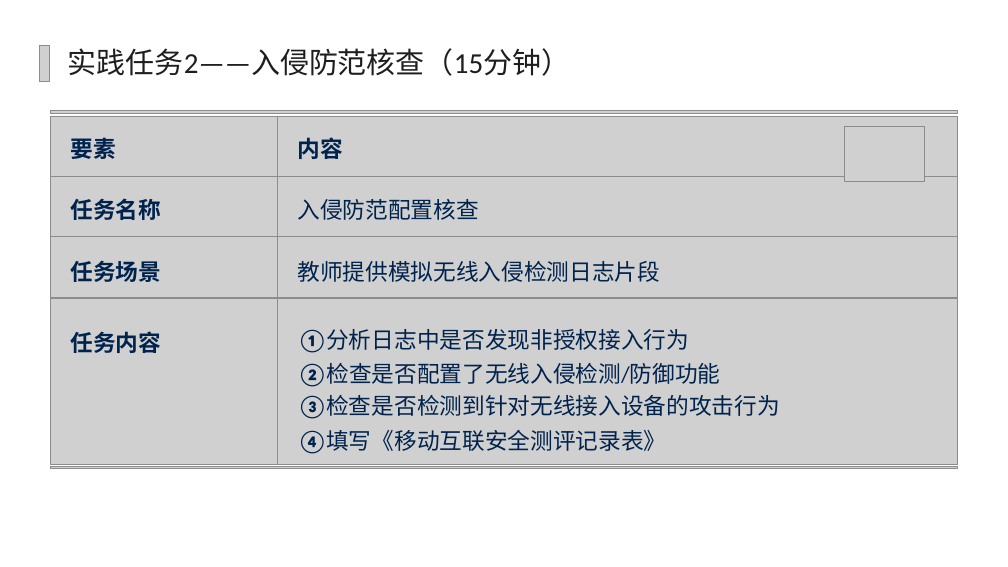
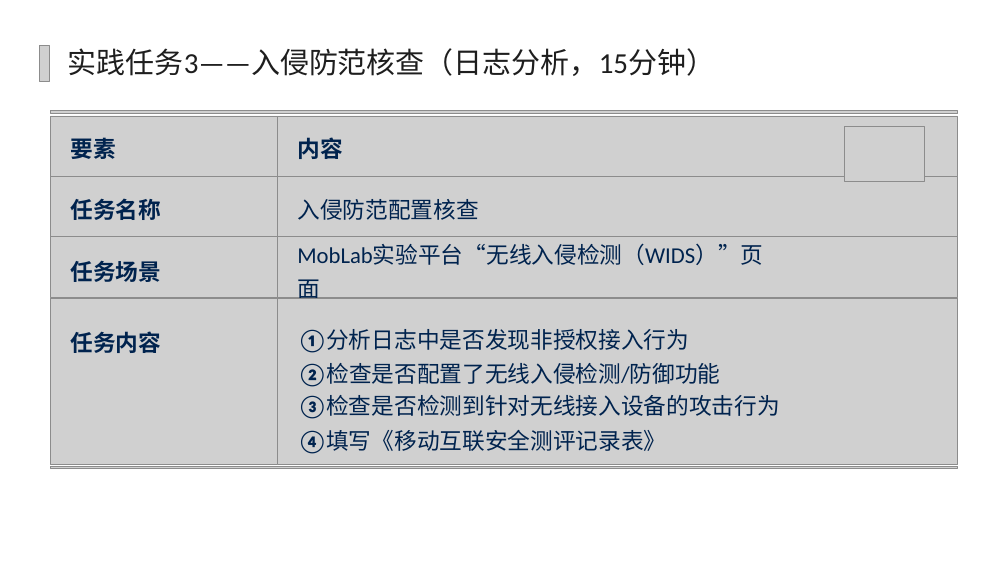
Before and after one commit to yiyimu-ruiruimu/security-assessment-platform, a slide deck: slide 11 of PPT/7.2.2 移动安全配置核查.pptx. Drawn at 1008x567 pixels with LibreOffice and Linux fonts; fonts in the diff are those of the drawing; grey boxes stand for pictures; background and template pictures are left out. Boxes give left, top, right and bottom in pixels: in the first picture for what was removed or moved away, otherwise in the second. Text is boxed around its words. In the diff, an @@ line names an element or a change of style, - is before the commit and + after.

```diff
--- a/PPT/7.2.2 移动安全配置核查.pptx
+++ b/PPT/7.2.2 移动安全配置核查.pptx
@@ text at <box>68,48,715,76</box>: text changed @@
-实践任务2——入侵防范核查（15分钟）
+实践任务3——入侵防范核查（日志分析，15分钟）
@@ text at <box>297,244,763,299</box>: text changed @@
-教师提供模拟无线入侵检测日志片段
+MobLab实验平台“无线入侵检测（WIDS）”页面
```
Also in this commit, not shown: 9 other slides changed, 49 other files.
